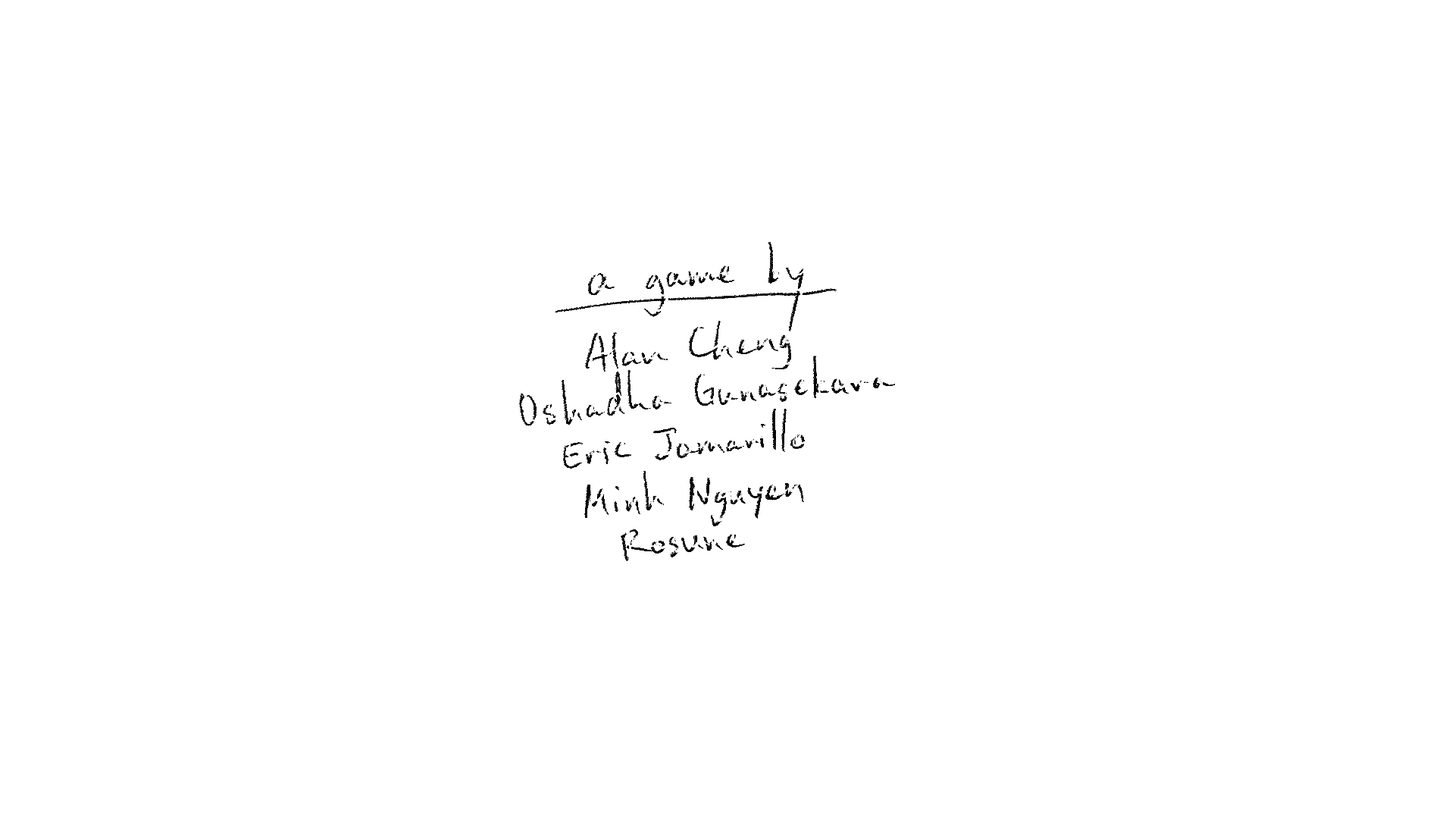
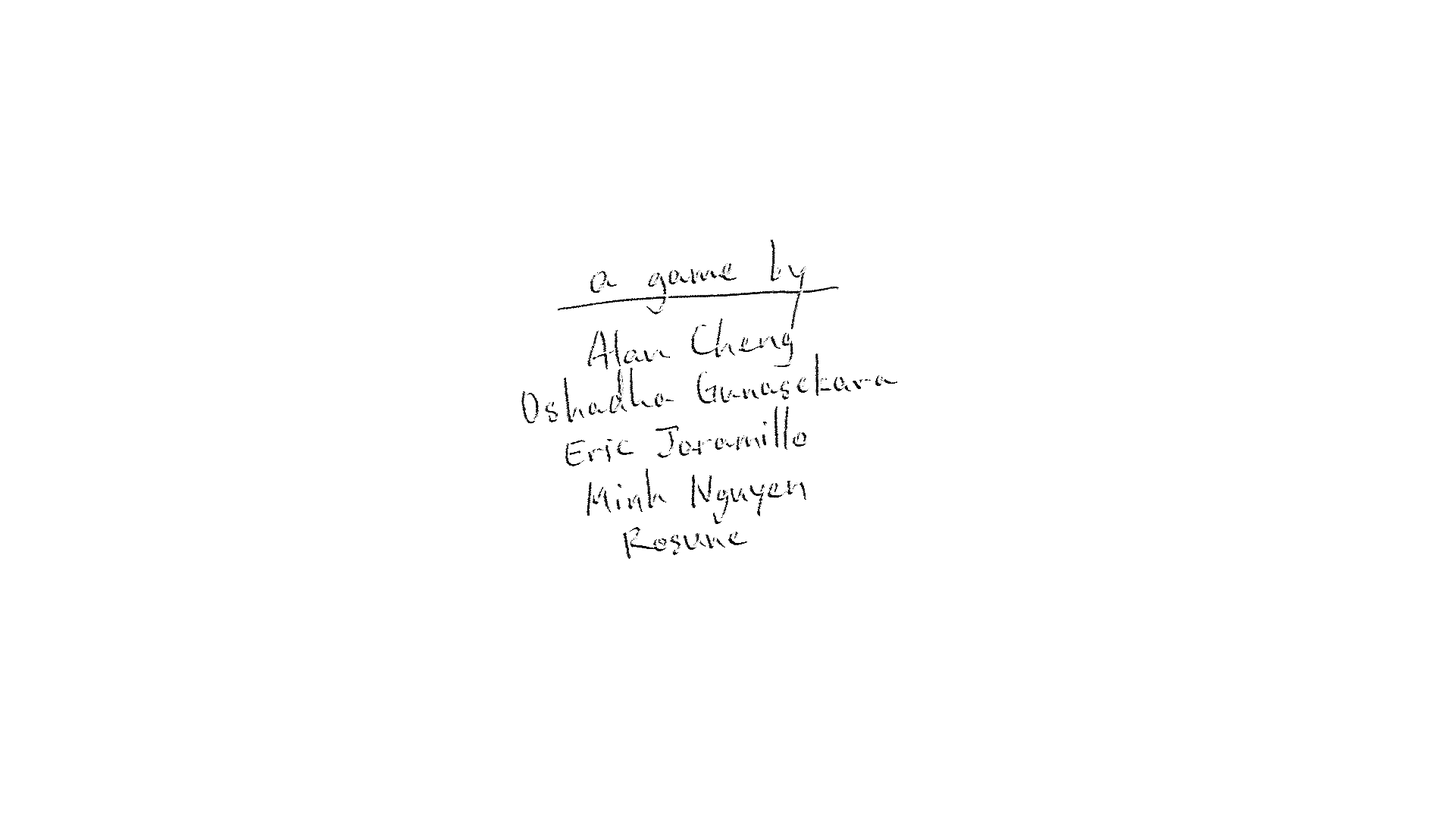
Layer changes from the first 1455px x 819px image to the second:
painted on "a_game_by" over [519, 239, 898, 561]
